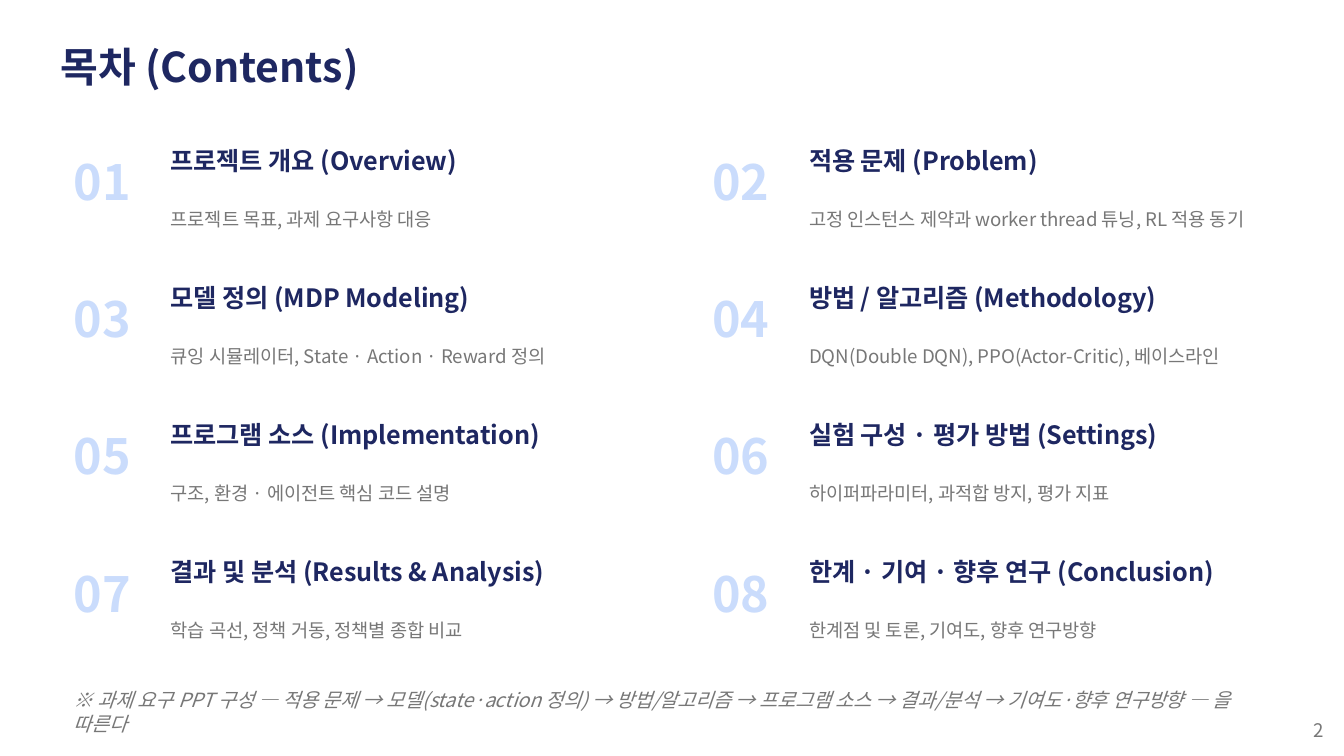
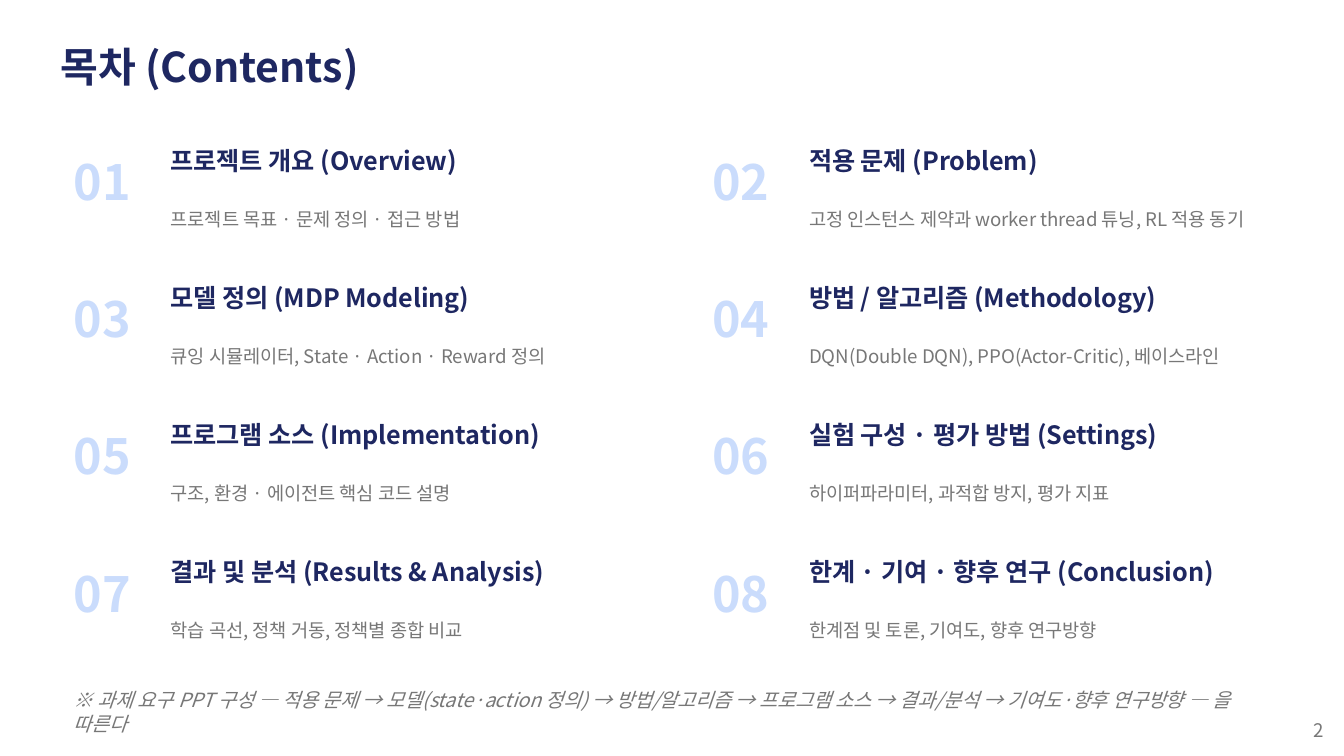
Before and after one commit to zzangdol1029/reinforce, a slide deck: slide 2 of autoscaling-rl/autoscaling_rl_발표.pptx. Drawn at 1344x756 pixels with LibreOffice and Linux fonts; fonts in the diff are those of the drawing. Boxes give left, top, right and bottom in pixels: in the first picture for what was removed or moved away, otherwise in the second. Text is boxed around its words. In the diff, an @@ line names an element or a change of style, - is before the commit and + after.

```diff
--- a/autoscaling-rl/autoscaling_rl_발표.pptx
+++ b/autoscaling-rl/autoscaling_rl_발표.pptx
@@ text at [171,210,460,228]: text changed @@
-프로젝트 목표, 과제 요구사항 대응
+프로젝트 목표 · 문제 정의 · 접근 방법
```
Also in this commit, not shown: 24 other slides changed, 3 slides added, 1 slide removed, 2 other files.
